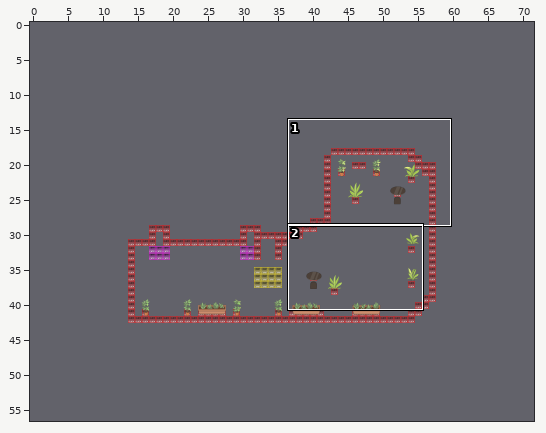
A Tiled map (JSON) gets an edit: james-web-telescope.tmj. Above, an overview of the earlier version with the close-up marked.
Close-up. Before the commit:
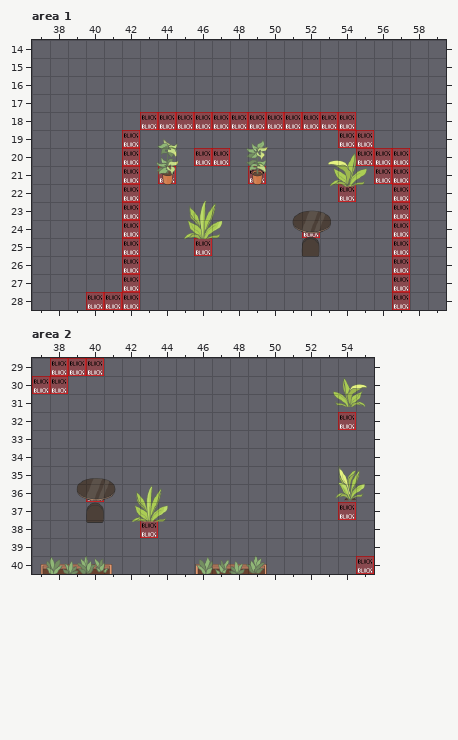
Cells are 32x32 px. Shown: area 1 x 37..59, y 14..28; area 2 x 37..55, y 29..40. The commit also changed other parts of the map, which this record leaves out. Not drawn, because the pictures are missing: unchanged layer "bg".
After the commit:
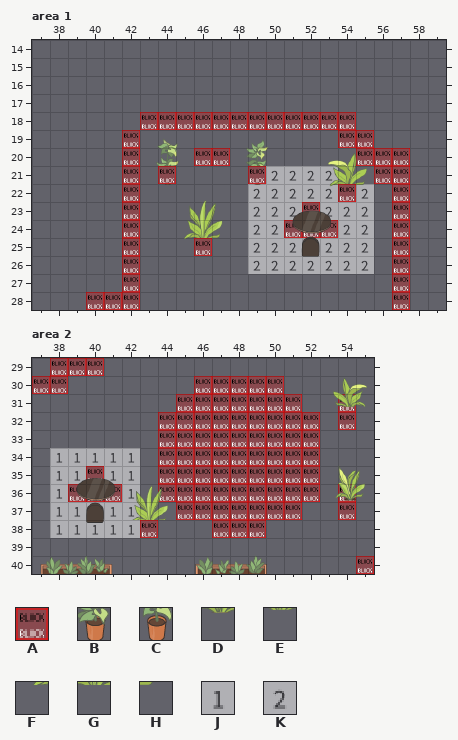
Key: from "WA_Special_Zones": A 2; from "james-webb-telescope-center-fg": B 1556, C 1561, D 1638, E 1846, F 2778, G 2779, H 2780; from "white-rugs": J 82, K 86.
_ is an empty cell.
See-through tiles are keyed as they look on the map.
Change:
Layer "collides", area 1:
y 21: x 50..53 ____ -> KKKK
y 22: x 49..53 _____ -> KKKKK; x 55 _ -> K
y 23: x 49..55 _______ -> KKKAKKK
y 24: x 49..51 ___ -> KKA; x 53..55 ___ -> AKK
y 25..26: x 49..55 _______ -> KKKKKKK
Layer "fg", area 1:
y 21: x 44 B -> _; x 49 C -> _
y 22: x 54 D -> _
y 25: x 46 E -> _
Layer "collides", area 2:
y 30: x 46..50 _____ -> AAAAA
y 31: x 45..51 _______ -> AAAAAAA; x 54 _ -> A
y 32..33: x 44..52 _________ -> AAAAAAAAA
y 34: x 38..42 _____ -> JJJJJ; x 44..52 _________ -> AAAAAAAAA
y 35: x 38..42 _____ -> JJAJJ; x 44..52 _________ -> AAAAAAAAA
y 36: x 38..39 __ -> JA; x 41..42 __ -> AJ; x 44..52 _________ -> AAAAAAAAA; x 54 _ -> A
y 37: x 38..42 _____ -> JJJJJ; x 45..51 _______ -> AAAAAAA
y 38: x 38..42 _____ -> JJJJJ; x 47..49 ___ -> AAA
Layer "fg", area 2:
y 38: x 42..44 FGH -> ___
